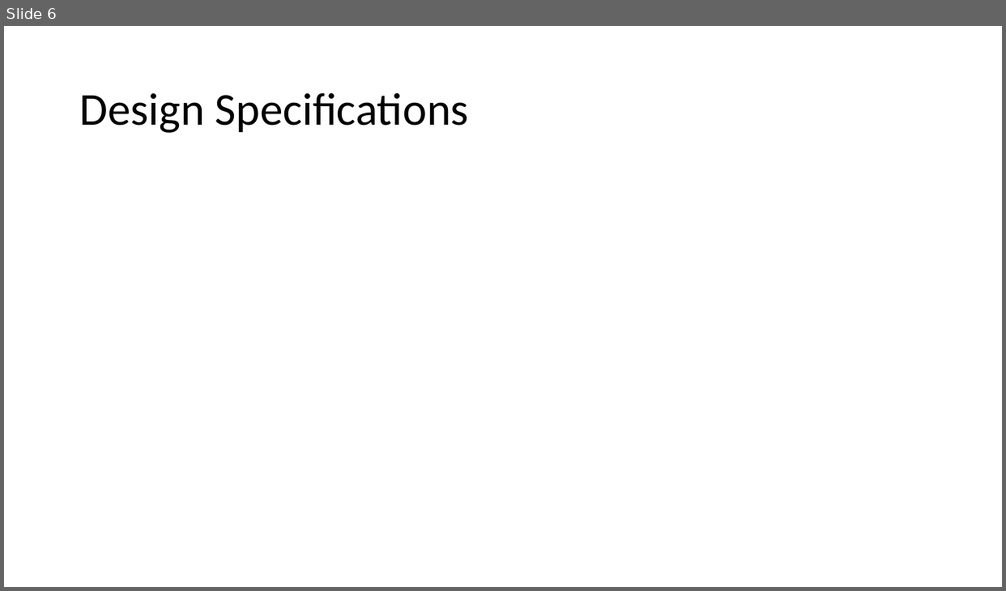
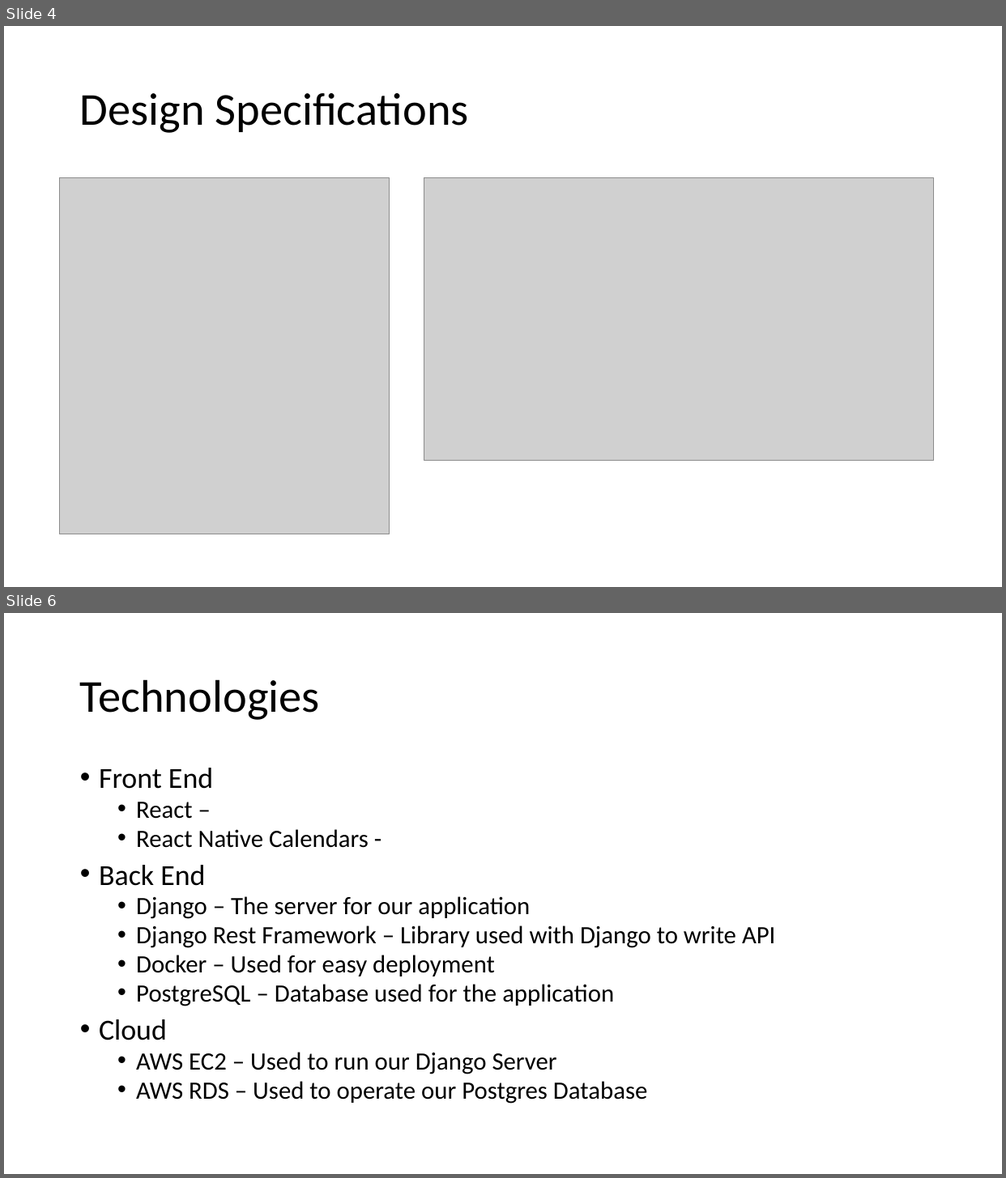
Before and after one commit to nicyapi/senior-design-projekt-master, a slide deck: ASSN_3.pptx. Shown one above the other, each under a label of ours: slide 6 before the commit, slides 4 and 6 after it; the slides between them are not shown. The pictures are 1006x591 and 1006x1178 pixels, drawn with LibreOffice and Linux fonts; fonts in the diff are those of the drawing; grey boxes stand for pictures. Boxes give left, top, right and bottom in pixels: in the first picture for what was removed or moved away, otherwise in the second. Text is boxed around its words. In the diff, an @@ line names an element or a change of style, - is before the commit and + after.

```diff
--- a/ASSN_3.pptx
+++ b/ASSN_3.pptx
@@ slide 6 added at (4,613,1002,1174), background #FFFFFF @@
@@ title added at (80,679,320,720), 44 pt, text #000000 @@
+Technologies
@@ text added at (99,768,775,1104), 24 pt, text #000000 @@
+• Front End
+  • React –
+  • React Native Calendars -
+• Back End
+  • Django – The server for our application
+  • Django Rest Framework – Library used with Django to write API
+  • Docker – Used for easy deployment
+  • PostgreSQL – Database used for the application
+• Cloud
+  • AWS EC2 – Used to run our Django Server
+  • AWS RDS – Used to operate our Postgres Database
@@ what was slide 6 is now slide 4 @@
@@ slide 4 changed as well @@
@@ picture added at (60,178,390,535) @@
@@ picture added at (424,178,933,461) @@
```
Also in this commit, not shown: 3 other slides changed, 4 other slides added, 6 slides removed.
